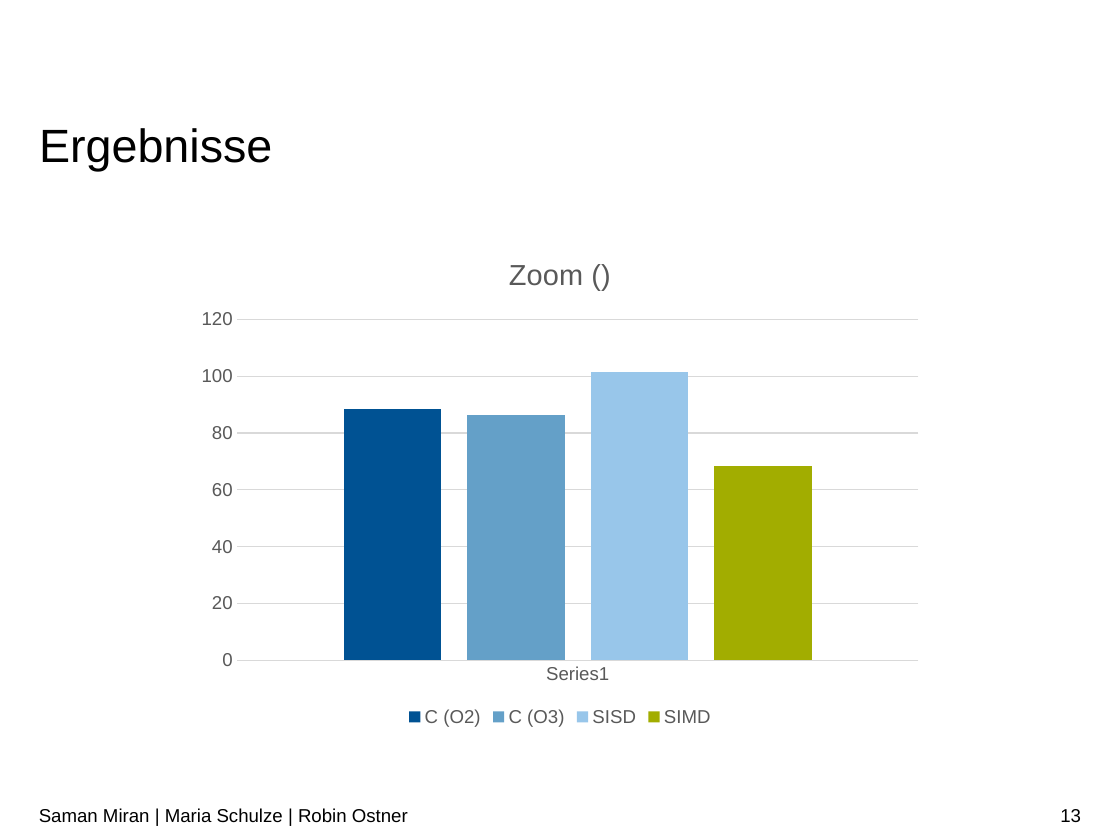
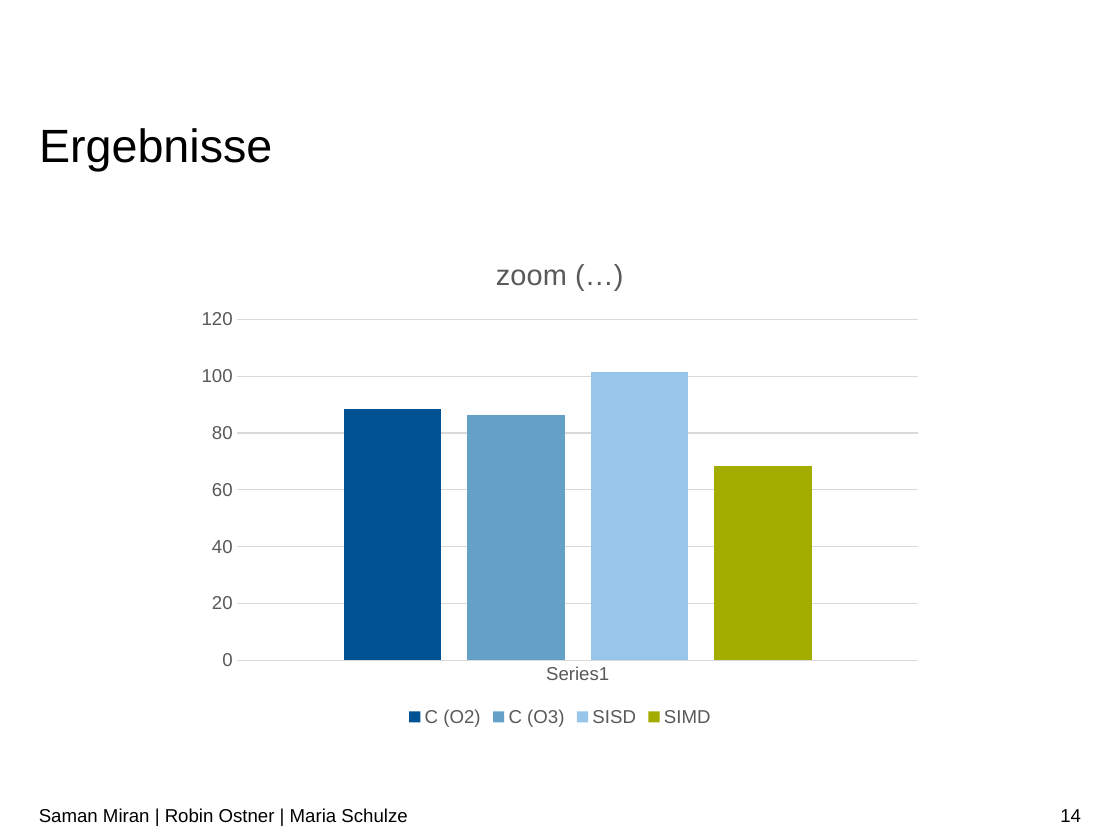
Before and after one commit to RobinOstner/bestASP, a slide deck: slide 14 of Praktikum ASP – Team 15.pptx (slide 13 before the commit). Drawn at 1120x840 pixels with LibreOffice and Linux fonts; fonts in the diff are those of the drawing; background and template pictures are left out. Boxes give left, top, right and bottom in pixels: in the first picture for what was removed or moved away, otherwise in the second. Text is boxed around its words. In the diff, an @@ line names an element or a change of style, - is before the commit and + after.

```diff
--- a/Praktikum ASP – Team 15.pptx
+++ b/Praktikum ASP – Team 15.pptx
@@ column chart at <box>187,234,934,731</box> @@
@@ title "Zoom () " to "zoom (…) " @@
@@ text at <box>39,808,407,823</box>: text changed @@
-Saman Miran | Maria Schulze | Robin Ostner
+Saman Miran | Robin Ostner | Maria Schulze
@@ page number at <box>1060,809,1081,822</box>: text changed @@
-13
+14
```
Also in this commit, not shown: 11 other slides changed, 2 slides added.
